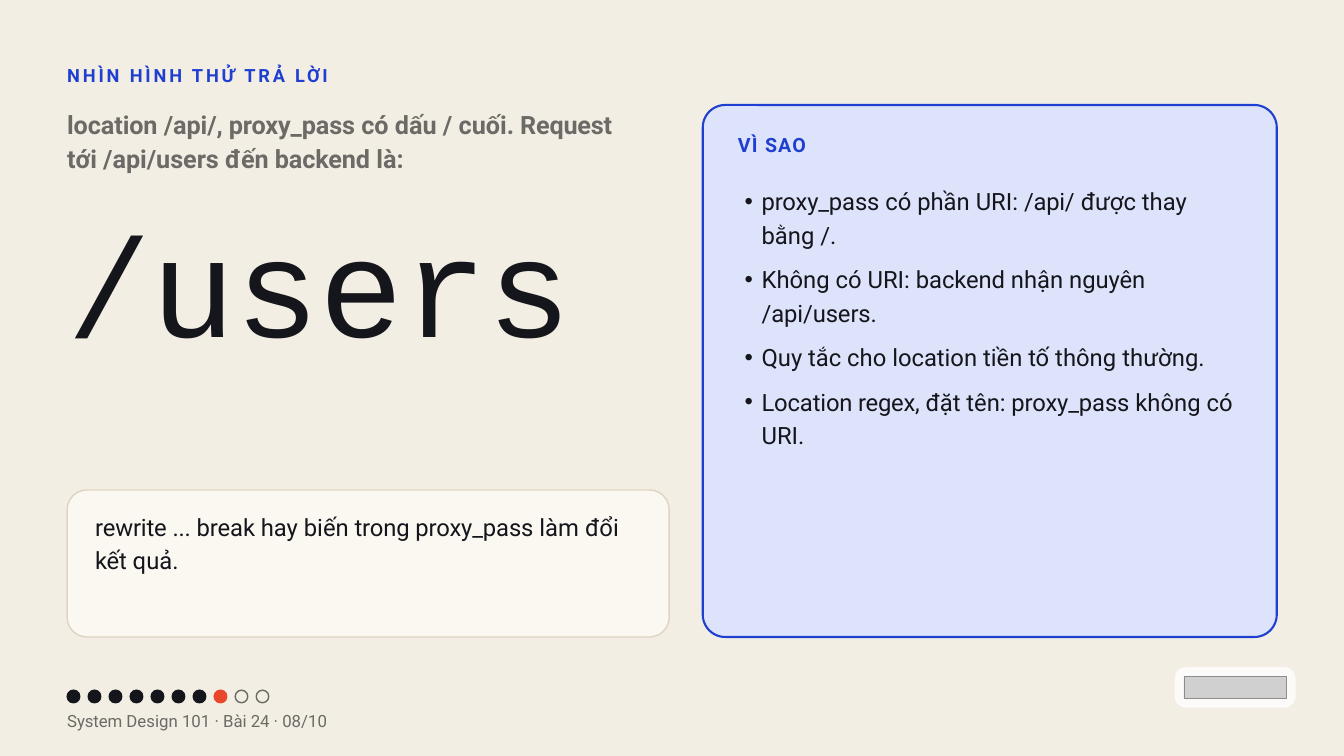
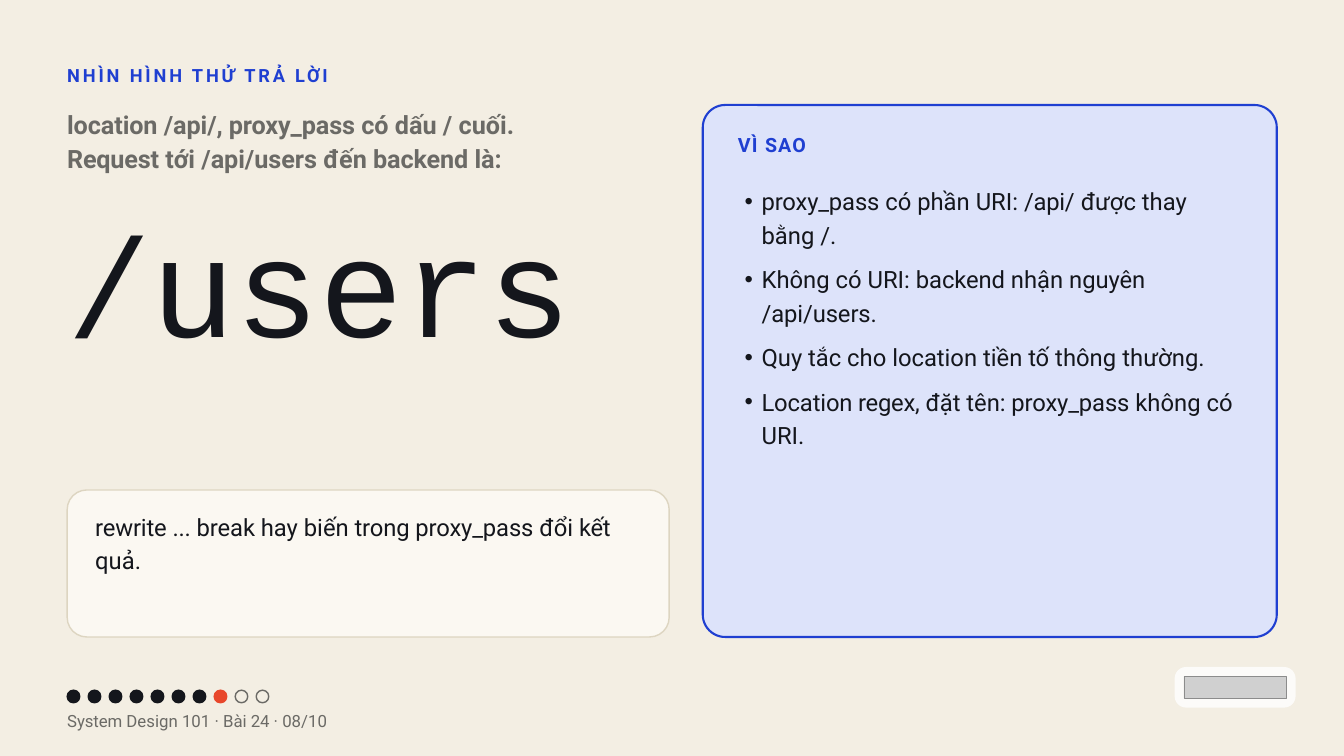
Before and after one commit to vohoailinh90/tool-marketing-studio, a slide deck: slide 8 of system-design-101/vi/lessons/sd-13-024/slides/sd-13-024.pptx. Drawn at 1344x756 pixels with LibreOffice and Linux fonts; fonts in the diff are those of the drawing; grey boxes stand for pictures. Boxes give left, top, right and bottom in pixels: in the first picture for what was removed or moved away, otherwise in the second. Text is boxed around its words. In the diff, an @@ line names an element or a change of style, - is before the commit and + after.

```diff
--- a/system-design-101/vi/lessons/sd-13-024/slides/sd-13-024.pptx
+++ b/system-design-101/vi/lessons/sd-13-024/slides/sd-13-024.pptx
@@ text at [67,114,515,173]: text changed @@
-location /api/, proxy_pass có dấu / cuối. Request tới /api/users đến backend là:
+location /api/, proxy_pass có dấu / cuối.
+Request tới /api/users đến backend là:
@@ text at [95,516,611,574]: text changed @@
-rewrite ... break hay biến trong proxy_pass làm đổi kết quả.
+rewrite ... break hay biến trong proxy_pass đổi kết quả.
```
Also in this commit, not shown: 2 other slides changed, 4 other files.
